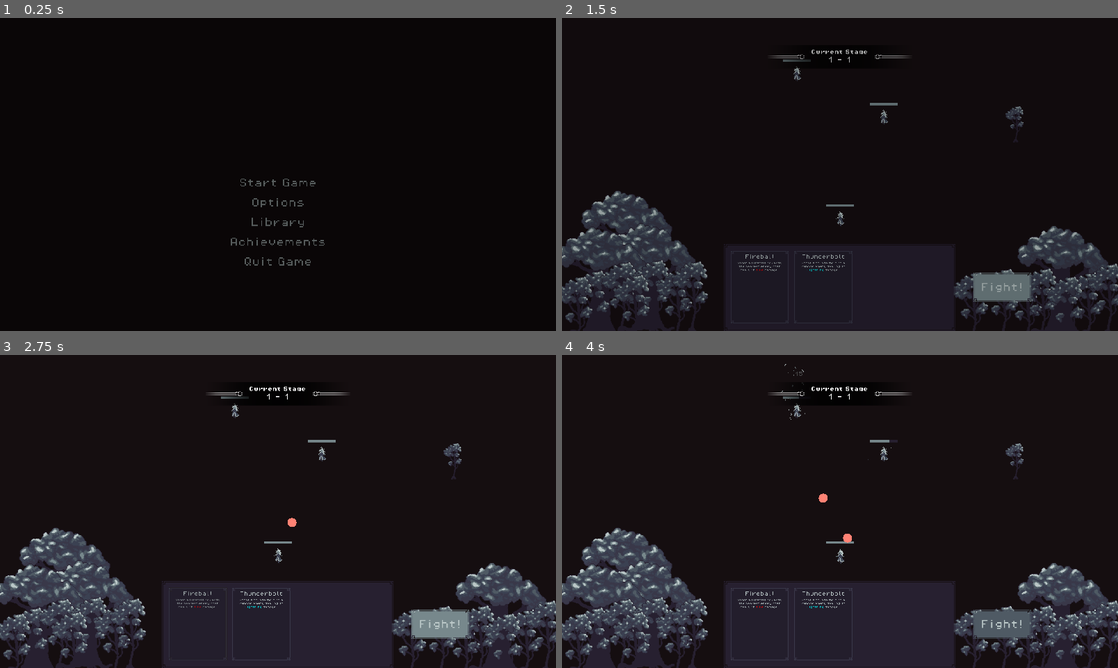
Above: before the commit, frames 1-4 (two rows, left to right).
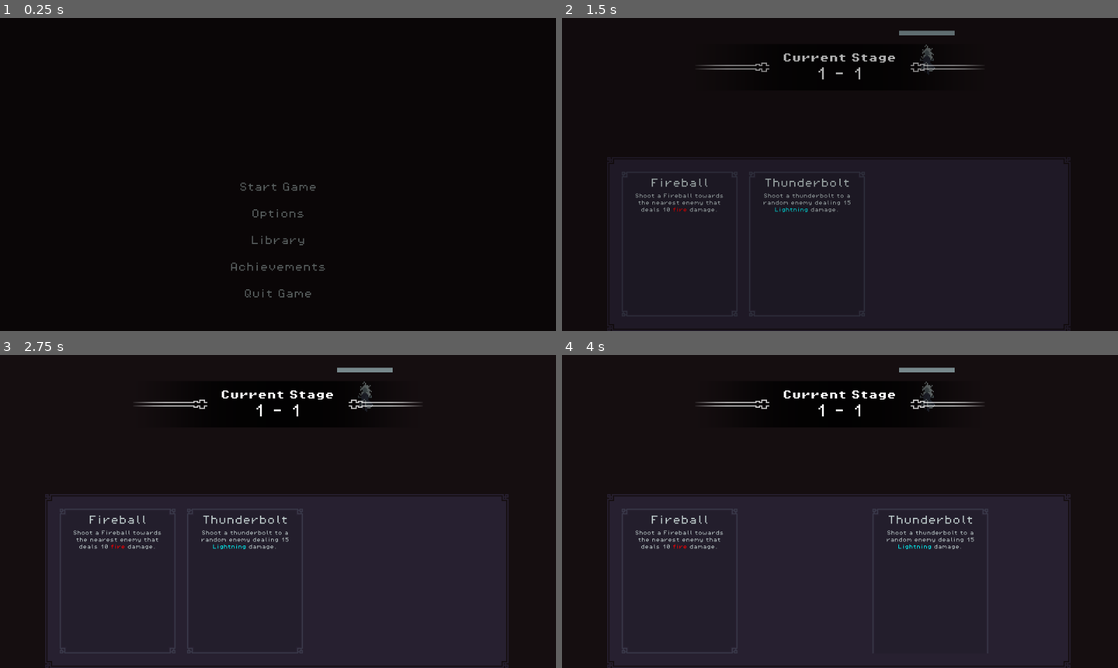
Above: after the commit, the same moments.

Repository: Jelmerrr/Grimoire
Game: Godot game, scene res://Scenes/TitleScreenScene.tscn
Same seed, same stepped clock (60 frames per second), same inputs: the game is played once before the commit and once after it.
Inputs (mouse positions are in pixels of both pictures, inside the frame that each line leads up to):
- Up to frame 1 (0.25 s): no input
- Up to frame 2 (1.5 s): click "Start Game" at 0.5 s; click "Fight!" at 1.25 s
- Up to frame 3 (2.75 s): click "Fight!" at 2 s
- Up to frame 4 (4 s): click "Fight!" at 2.75 s; drag from (762, 624) to (884, 452) at 3.52 s

The runs differ from the first frame. In frame 1, 0.9% of the frame differs, in the area x 41-59%, y 51-90%; in frame 2, 27%; in frame 3, 37%, in the area x 0-100%, y 4-100%; in frame 4, 37%.

Commit message:
Change displaywindow and main menu

Diff:
--- a/Assets/UI/Themes/TitleScreen_Button_UI_Theme.tres
+++ b/Assets/UI/Themes/TitleScreen_Button_UI_Theme.tres
@@ -61,7 +61,7 @@
 Button/constants/h_separation = 4
 Button/constants/icon_max_width = 0
 Button/constants/outline_size = 0
-Button/font_sizes/font_size = 32
+Button/font_sizes/font_size = 16
 Button/fonts/font = ExtResource("1_l1nx6")
 Button/styles/disabled = SubResource("StyleBoxEmpty_6slqc")
 Button/styles/focus = SubResource("StyleBoxEmpty_3rwdf")
--- a/Scenes/BoardScene.tscn
+++ b/Scenes/BoardScene.tscn
@@ -1,7 +1,5 @@
-[gd_scene load_steps=12 format=3 uid="uid://bdx3eg3w0wwmw"]
+[gd_scene load_steps=10 format=3 uid="uid://bdx3eg3w0wwmw"]
 
-[ext_resource type="Texture2D" uid="uid://cln2tsk8l1cv0" path="res://Assets/Sprites/Placeholder/Treehell part 2 (transparent).png" id="1_e56e7"]
-[ext_resource type="Texture2D" uid="uid://32vx1ugjojly" path="res://Assets/Sprites/Placeholder/Treehell part 1 (transparent).png" id="1_kvo35"]
 [ext_resource type="PackedScene" uid="uid://c8bfyku2dawj0" path="res://Scenes/Player/Grimoire_Scene.tscn" id="1_l56c8"]
 [ext_resource type="Script" uid="uid://bjt5ktm0evgsv" path="res://Scripts/Controllers/BoardSceneController.gd" id="1_xnhc1"]
 [ext_resource type="PackedScene" uid="uid://c8lkfhngweyr3" path="res://Scenes/Functional/HUD_Scene.tscn" id="2_jf025"]
@@ -33,107 +31,6 @@
 size_flags_vertical = 3
 theme_override_styles/panel = SubResource("StyleBoxFlat_l56c8")
 
-[node name="Trees ^w^" type="Node2D" parent="."]
-
-[node name="TreehellPart2(transparent)4" type="Sprite2D" parent="Trees ^w^"]
-position = Vector2(-748, 252)
-scale = Vector2(2, 2)
-texture = ExtResource("1_e56e7")
-
-[node name="TreehellPart2(transparent)2" type="Sprite2D" parent="Trees ^w^"]
-position = Vector2(-667, 365)
-scale = Vector2(2, 2)
-texture = ExtResource("1_e56e7")
-
-[node name="TreehellPart2(transparent)3" type="Sprite2D" parent="Trees ^w^"]
-position = Vector2(758, 374)
-scale = Vector2(2, 2)
-texture = ExtResource("1_e56e7")
-
-[node name="TreehellPart2(transparent)" type="Sprite2D" parent="Trees ^w^"]
-position = Vector2(-836, 378)
-scale = Vector2(2, 2)
-texture = ExtResource("1_e56e7")
-
-[node name="TreehellPart1" type="Sprite2D" parent="Trees ^w^"]
-position = Vector2(-844, 468)
-scale = Vector2(2, 2)
-texture = ExtResource("1_kvo35")
-
-[node name="TreehellPart2" type="Sprite2D" parent="Trees ^w^"]
-position = Vector2(-748, 438)
-scale = Vector2(2, 2)
-texture = ExtResource("1_kvo35")
-
-[node name="TreehellPart5" type="Sprite2D" parent="Trees ^w^"]
-position = Vector2(-636, 432)
-scale = Vector2(2, 2)
-texture = ExtResource("1_kvo35")
-
-[node name="TreehellPart6" type="Sprite2D" parent="Trees ^w^"]
-position = Vector2(-558, 464)
-scale = Vector2(2, 2)
-texture = ExtResource("1_kvo35")
-
-[node name="TreehellPart12" type="Sprite2D" parent="Trees ^w^"]
-position = Vector2(-504, 436)
-scale = Vector2(2, 2)
-texture = ExtResource("1_kvo35")
-
-[node name="TreehellPart14" type="Sprite2D" parent="Trees ^w^"]
-position = Vector2(-504, 436)
-scale = Vector2(2, 2)
-texture = ExtResource("1_kvo35")
-
-[node name="TreehellPart16" type="Sprite2D" parent="Trees ^w^"]
-position = Vector2(650, 480)
-scale = Vector2(2, 2)
-texture = ExtResource("1_kvo35")
-
-[node name="TreehellPart19" type="Sprite2D" parent="Trees ^w^"]
-position = Vector2(860, 474)
-scale = Vector2(2, 2)
-texture = ExtResource("1_kvo35")
-
-[node name="TreehellPart20" type="Sprite2D" parent="Trees ^w^"]
-position = Vector2(932, 444)
-scale = Vector2(2, 2)
-texture = ExtResource("1_kvo35")
-
-[node name="TreehellPart17" type="Sprite2D" parent="Trees ^w^"]
-position = Vector2(702, 460)
-scale = Vector2(2, 2)
-texture = ExtResource("1_kvo35")
-
-[node name="TreehellPart18" type="Sprite2D" parent="Trees ^w^"]
-position = Vector2(790, 488)
-scale = Vector2(2, 2)
-texture = ExtResource("1_kvo35")
-
-[node name="TreehellPart13" type="Sprite2D" parent="Trees ^w^"]
-position = Vector2(464, 474)
-scale = Vector2(2, 2)
-texture = ExtResource("1_kvo35")
-
-[node name="TreehellPart15" type="Sprite2D" parent="Trees ^w^"]
-position = Vector2(568, 462)
-scale = Vector2(2, 2)
-texture = ExtResource("1_kvo35")
-
-[node name="TreehellPart3" type="Sprite2D" parent="Trees ^w^"]
-position = Vector2(-705, 482)
-scale = Vector2(2, 2)
-texture = ExtResource("1_kvo35")
-
-[node name="TreehellPart4" type="Sprite2D" parent="Trees ^w^"]
-position = Vector2(-902, 488)
-scale = Vector2(2, 2)
-texture = ExtResource("1_kvo35")
-
-[node name="TreehellPart7" type="Sprite2D" parent="Trees ^w^"]
-position = Vector2(610, -168)
-texture = ExtResource("1_kvo35")
-
 [node name="Camera2D" type="Camera2D" parent="."]
 
 [node name="HUD" parent="." instance=ExtResource("2_jf025")]
--- a/Scenes/TitleScreenScene.tscn
+++ b/Scenes/TitleScreenScene.tscn
@@ -10,15 +10,9 @@
 [node name="CanvasLayer" type="CanvasLayer" parent="."]
 
 [node name="Panel" type="Panel" parent="CanvasLayer"]
-anchors_preset = 8
-anchor_left = 0.5
-anchor_top = 0.5
-anchor_right = 0.5
-anchor_bottom = 0.5
-offset_left = -960.0
-offset_top = -540.0
-offset_right = 960.0
-offset_bottom = 540.0
+anchors_preset = 15
+anchor_right = 1.0
+anchor_bottom = 1.0
 grow_horizontal = 2
 grow_vertical = 2
 size_flags_horizontal = 3
--- a/Scenes/UI/TitleScreenUI.tscn
+++ b/Scenes/UI/TitleScreenUI.tscn
@@ -18,8 +18,8 @@
 anchor_left = 0.5
 anchor_right = 0.5
 anchor_bottom = 1.0
-offset_left = -178.0
-offset_right = 178.0
+offset_left = -95.0
+offset_right = 95.0
 grow_horizontal = 2
 grow_vertical = 2
 
@@ -30,7 +30,7 @@
 [node name="MenuButtonVbox" type="VBoxContainer" parent="MenuButtonContainer"]
 layout_mode = 2
 size_flags_vertical = 3
-theme_override_constants/separation = 12
+theme_override_constants/separation = 6
 
 [node name="StartGame_Button" type="Button" parent="MenuButtonContainer/MenuButtonVbox"]
 layout_mode = 2
--- a/project.godot
+++ b/project.godot
@@ -29,10 +29,11 @@
 
 [display]
 
-window/size/viewport_width=1920
-window/size/viewport_height=1080
+window/size/viewport_width=960
+window/size/viewport_height=540
 window/size/mode=4
 window/stretch/mode="viewport"
+window/stretch/aspect="expand"
 window/stretch/scale_mode="integer"
 
 [file_customization]
